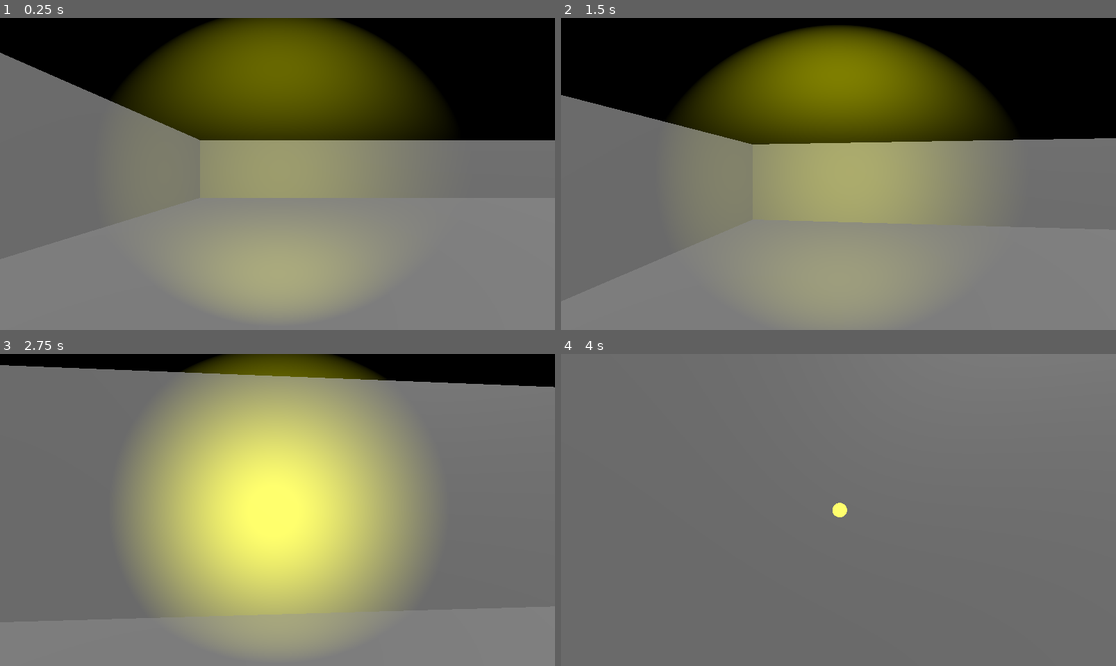
Above: before the commit, frames 1-4 (two rows, left to right).
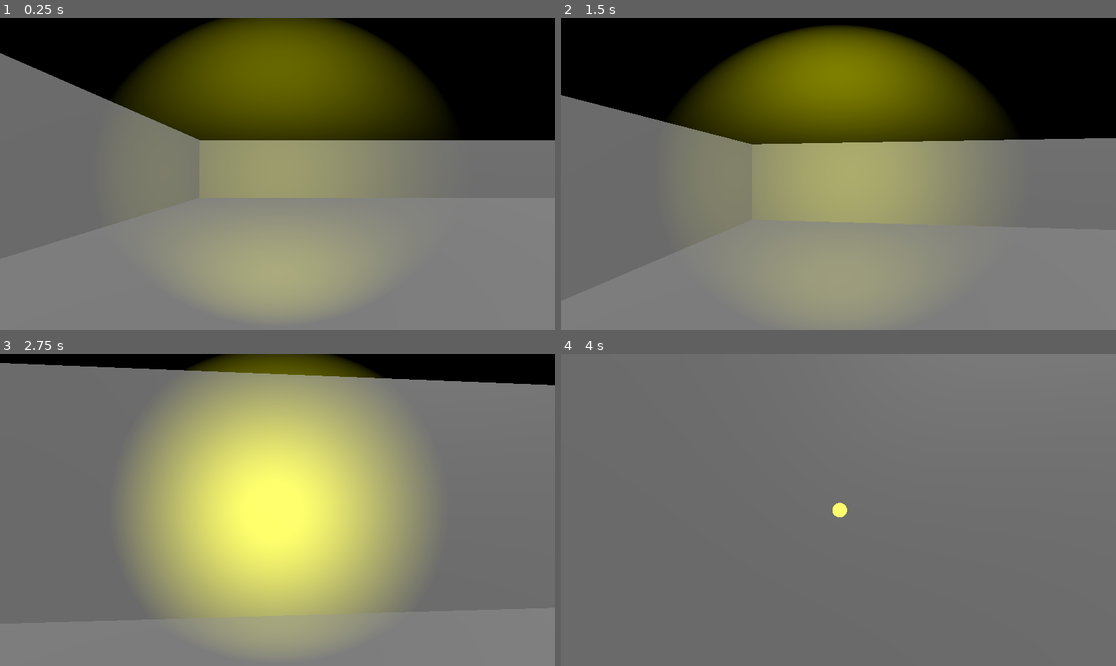
Above: after the commit, the same moments.

Repository: afanmubashir22/what-is-behind-
Game: Godot game, scene res://house.tscn
The game is run twice, just before and just after one commit, with the same random seed, the same clock (stepped at 60 frames per second) and the same inputs. This scene is started directly instead of the project's main scene.
Inputs (mouse positions are in pixels of both pictures, inside the frame that each line leads up to):
- Up to frame 1 (0.25 s): no input
- Up to frame 2 (1.5 s): tap Enter at 0.5 s; move the mouse to (866, 174) at 0.52 s; hold Up (ui_up) from 0.53 s (still down); tap Alt at 0.6 s; tap Space (jump) at 0.77 s; move the mouse to (810, 174) at 1.27 s; tap Shift at 1.35 s
- Up to frame 3 (2.75 s): keep holding Up (ui_up); tap Space (jump) at 1.52 s; move the mouse to (288, 503) at 2.02 s; tap Alt at 2.1 s
- Up to frame 4 (4 s): keep holding Up (ui_up); move the mouse to (832, 516) at 2.77 s; tap Shift at 2.85 s; tap Space (jump) at 3.02, 3.77 s; move the mouse to (877, 513) at 3.52 s; tap Alt at 3.6 s

The runs differ from the first frame. In frame 1, less than 0.1% of the frame differs, in the area x 0-36%, y 11-39%; in frame 2, less than 0.1%; in frame 3, 0.6%, in the area x 0-100%, y 2-11%; in frame 4, less than 0.1%.

Commit message:
i am making thee walls and door cutout for the main floor

Diff:
--- a/house.tscn
+++ b/house.tscn
@@ -10,7 +10,7 @@
 [node name="NavigationRegion3D" type="NavigationRegion3D" parent="." unique_id=1977198936]
 
 [node name="HouseShell" type="CSGBox3D" parent="NavigationRegion3D" unique_id=450426943]
-transform = Transform3D(1, 0, 0, 0, 1, 0, 0, 0, 1, 7.0966315, -6.2804804, -0.838305)
+transform = Transform3D(1, 0, 0, 0, 1, 0, 0, 0, 1, 7.0810266, -6.3292627, -0.79357964)
 use_collision = true
 size = Vector3(25, 16, 25)
 material = SubResource("StandardMaterial3D_g5ubp")
@@ -58,12 +58,22 @@
 size = Vector3(2.6763916, 3.1298828, 2)
 
 [node name="CrossWall_1" type="CSGBox3D" parent="NavigationRegion3D/HouseShell" unique_id=618568483]
-transform = Transform3D(1, 0, 0, 0, 1, 0, 0, 0, 1, 6.4422297, 2, -4.128168)
-size = Vector3(10.88446, 3.6593018, 0.25733593)
+transform = Transform3D(1, 0, 0, 0, 1, 0, 0, 0, 1, 3.9999995, 2, 6.18645)
+size = Vector3(0.2, 4, 12.246338)
+
+[node name="Door_Cutout_1" type="CSGBox3D" parent="NavigationRegion3D/HouseShell/CrossWall_1" unique_id=843696075]
+transform = Transform3D(1, 0, 0, 0, 1, 0, 0, 0, 1, 0, -0.7, 0)
+operation = 2
+size = Vector3(2, 2.5, 2)
 
 [node name="CrossWall_2" type="CSGBox3D" parent="NavigationRegion3D/HouseShell" unique_id=171713332]
-transform = Transform3D(1, 0, 0, 0, 1, 0, 0, 0, 1, 6.2360673, 1.9617214, 4.1306963)
-size = Vector3(12.505341, 3.9463043, 0.33442384)
+transform = Transform3D(1, 0, 0, 0, 1, 0, 0, 0, 1, 3.9999995, 2, -6.02666)
+size = Vector3(0.2, 4, 11.84668)
+
+[node name="Door_Cutout_2" type="CSGBox3D" parent="NavigationRegion3D/HouseShell/CrossWall_2" unique_id=397783032]
+transform = Transform3D(1, 0, 0, 0, 1, 0, 0, 0, 1, 0, -0.7, 0)
+operation = 2
+size = Vector3(2, 2.5, 2)
 
 [node name="Rooms" type="Node3D" parent="." unique_id=1235261790]
 
